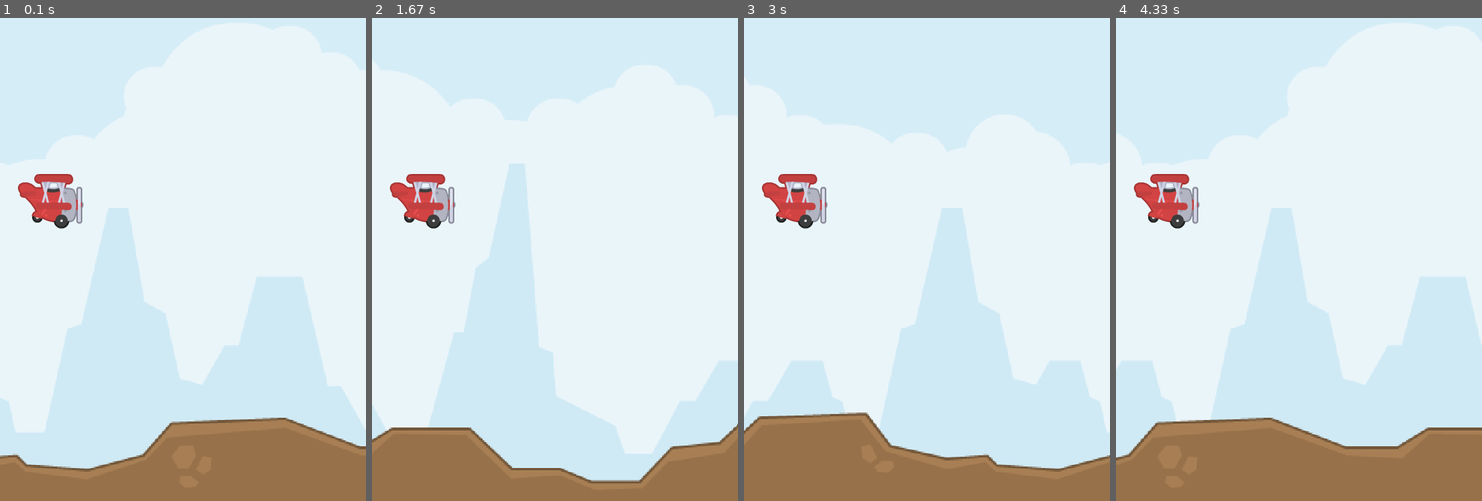
Above: before the commit, frames 1-4 (left to right).
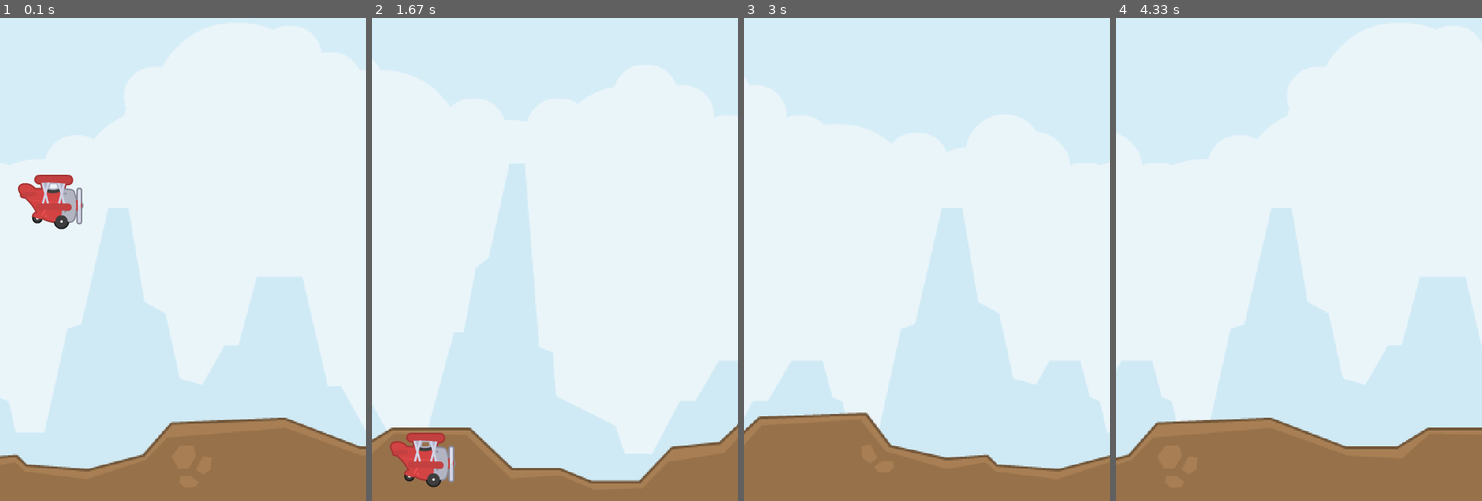
Above: after the commit, the same moments.

Repository: brccabral/Python_Pygame_SideScroller
Game: pygame game, started from code/main.py
The game is run twice, just before and just after one commit, with the same random seed, the same clock (stepped at 60 frames per second) and the same inputs.
Inputs:
- Up to frame 1 (0.1 s): no input
- Up to frame 2 (1.67 s): no input
- Up to frame 3 (3 s): no input
- Up to frame 4 (4.33 s): no input

The runs differ from the first frame. In frame 1, 0.3% of the frame differs, in the area x 4-23%, y 32-44%; in frame 2, 2.8%, in the area x 4-23%, y 32-98%; in frame 3, 1.4%; in frame 4, 1.4%.

Commit message:
plane has gravity

Diff:
--- a/code/sprites.py
+++ b/code/sprites.py
@@ -57,6 +57,11 @@
 
         # rect
         self.rect = self.image.get_rect(midleft=(WINDOW_WIDTH / 20, WINDOW_HEIGHT / 2))
+        self.pos = pygame.math.Vector2(self.rect.topleft)
+
+        # movement
+        self.gravity = 250
+        self.direction = 0
 
     def import_frames(self, scale_factor: float):
         self.frames = []
@@ -65,3 +70,13 @@
             scaled_size = pygame.Vector2(image.get_size()) * scale_factor
             scaled_image = pygame.transform.scale(image, scaled_size)
             self.frames.append(scaled_image)
+
+    def update_gravity(self, dt: float):
+        self.direction += self.gravity * dt
+        self.pos.y += self.direction * dt
+        self.rect.y = round(self.pos.y)
+
+    def update(self, dt: float):
+        self.update_gravity(dt)
+        # self.animate(dt)
+        # self.rotate(dt)
